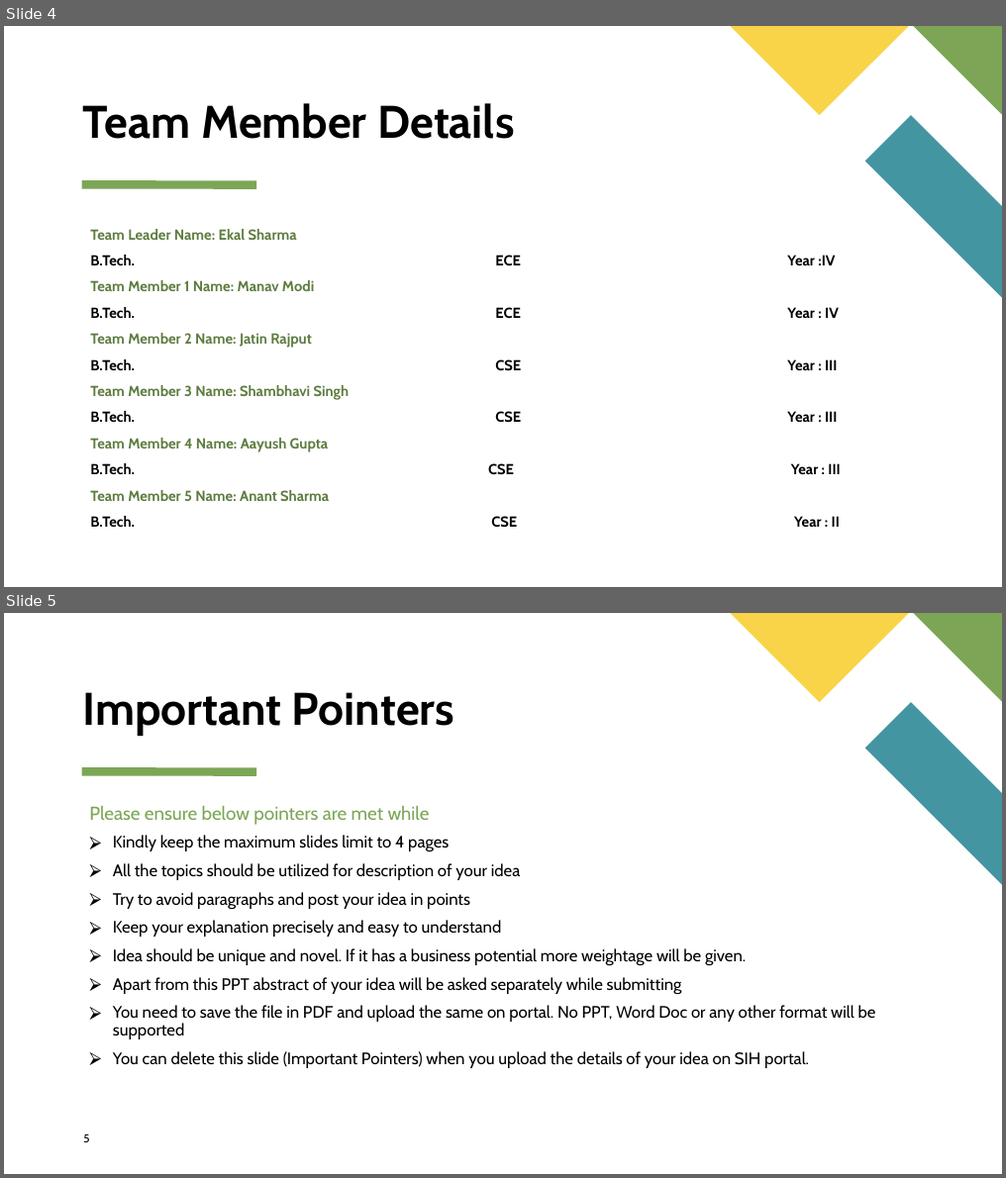
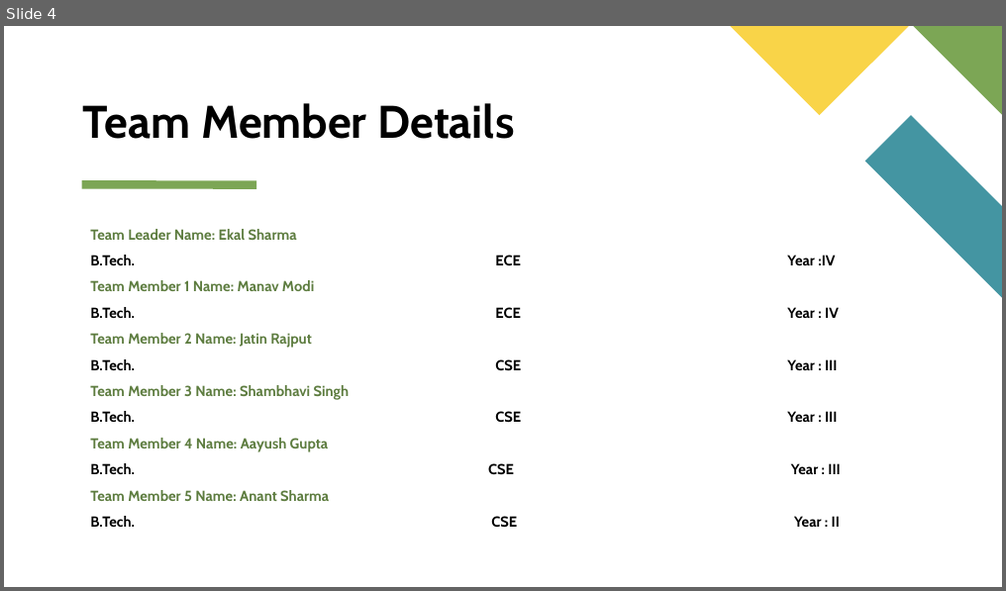
Before and after one commit to shambhavi12345/HydroLogic, a slide deck: Idea-Presentation-Format-SIH2023-College.pptx. Shown one above the other, each under a label of ours: slides 4 and 5 before the commit, slide 4 after it. The pictures are 1006x1178 and 1006x591 pixels, drawn with LibreOffice and Linux fonts; fonts in the diff are those of the drawing. Boxes give left, top, right and bottom in pixels: in the first picture for what was removed or moved away, otherwise in the second. Text is boxed around its words. In the diff, an @@ line names an element or a change of style, - is before the commit and + after.

```diff
--- a/Idea-Presentation-Format-SIH2023-College.pptx
+++ b/Idea-Presentation-Format-SIH2023-College.pptx
@@ slide 5 removed at [4,613,1002,1174], background #FFFFFF; not listed: 4 template elements that a slide beside it also shows @@
@@ title removed at [83,692,454,736] @@
-Important Pointers
@@ text removed at [89,806,430,825] @@
-Please ensure below pointers are met while
@@ text removed at [113,835,876,1068] @@
-⮚ Kindly keep the maximum slides limit to 4 pages
-⮚ All the topics should be utilized for description of your idea
-⮚ Try to avoid paragraphs and post your idea in points
-⮚ Keep your explanation precisely and easy to understand
-⮚ Idea should be unique and novel. If it has a business potential more weightage will be given.
-⮚ Apart from this PPT abstract of your idea will be asked separately while submitting
-⮚ You need to save the file in PDF and upload the same on portal. No PPT, Word Doc or any other format will be supported
-⮚ You can delete this slide (Important Pointers) when you upload the details of your idea on SIH portal.
@@ page number removed at [83,1135,89,1143] @@
-5
```
Also in this commit, not shown: 2 slides changed, 1 slide added, 1 other slide removed.
